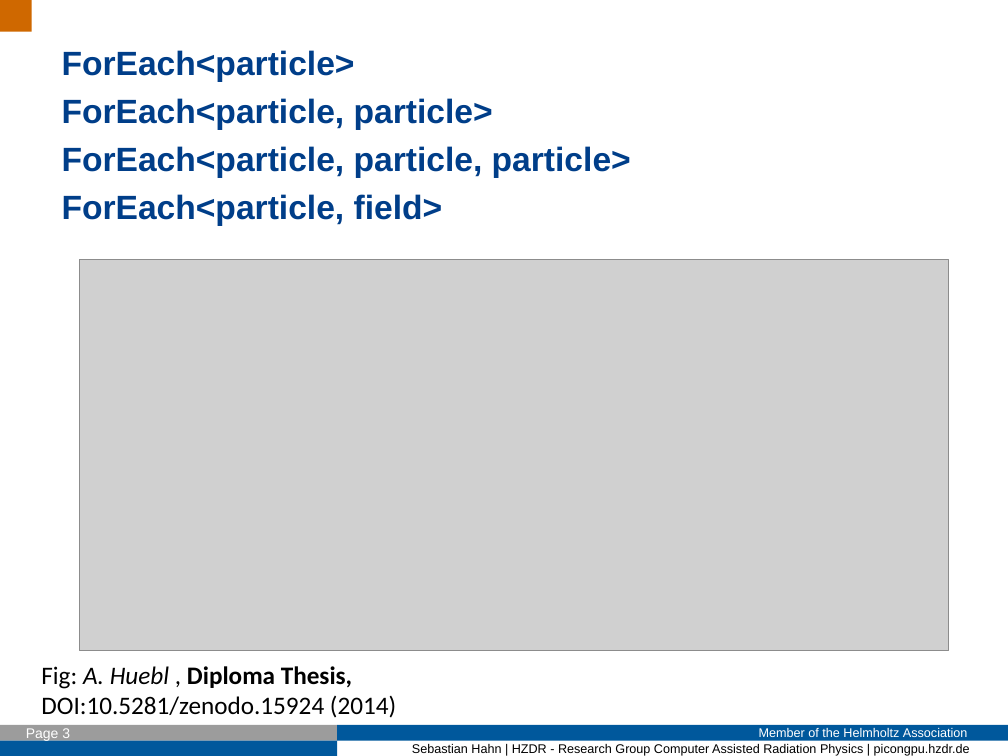
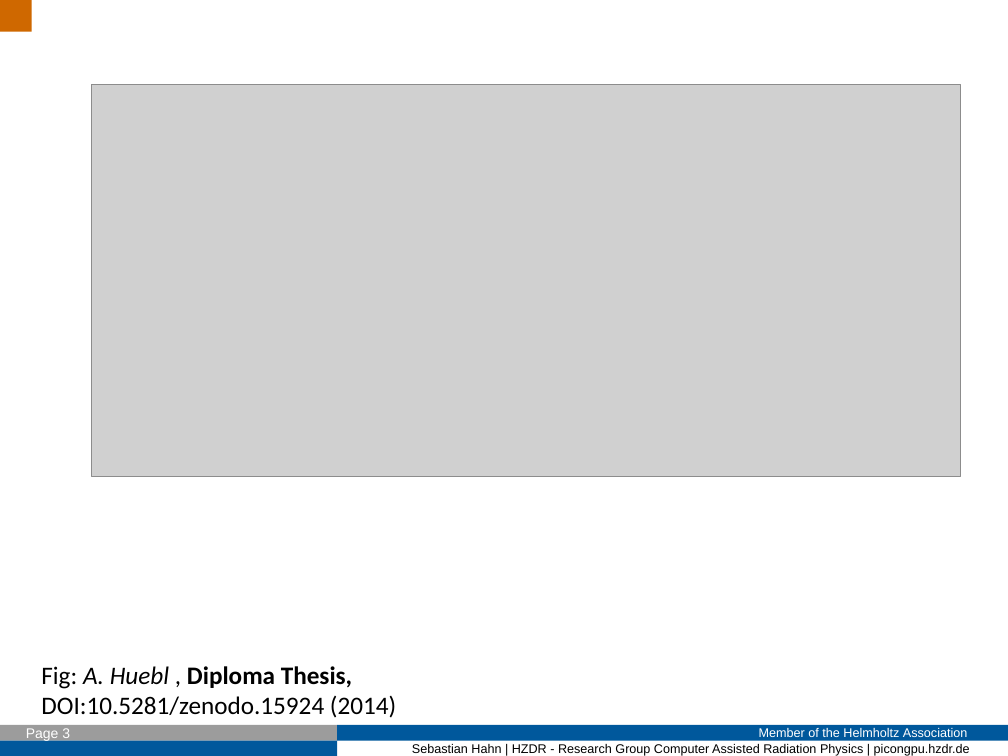
Before and after one commit to Fettpet/DeepIterator, a slide deck: slide 3 of Presi/2017_01_16_Intro.odp. Drawn at 1008x756 pixels with LibreOffice and Linux fonts; fonts in the diff are those of the drawing; grey boxes stand for pictures; background and template pictures are left out. Boxes give left, top, right and bottom in pixels: in the first picture for what was removed or moved away, otherwise in the second. Text is boxed around its words. In the diff, an @@ line names an element or a change of style, - is before the commit and + after.

Commit message:
Improve the presentation (add more example, console output and so on), remove bugs with backward iterators, add examples for particle-particle interaction.

```diff
--- a/Presi/2017_01_16_Intro.odp
+++ b/Presi/2017_01_16_Intro.odp
@@ text removed at <box>62,50,631,226</box> @@
-ForEach<particle>
-ForEach<particle, particle>
-ForEach<particle, particle, particle>
-ForEach<particle, field>
@@ picture: place and size @@
-picture at <box>80,259,949,651</box>
+picture at <box>91,85,960,477</box>
```
Also in this commit, not shown: 12 other slides changed, 6 slides added, 25 other files.
